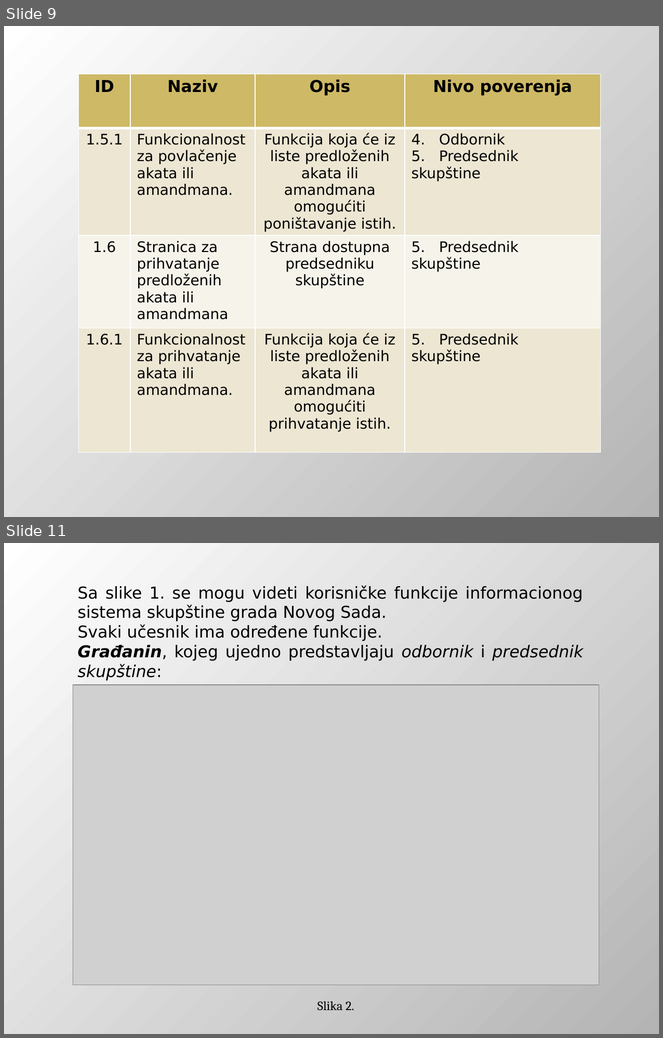
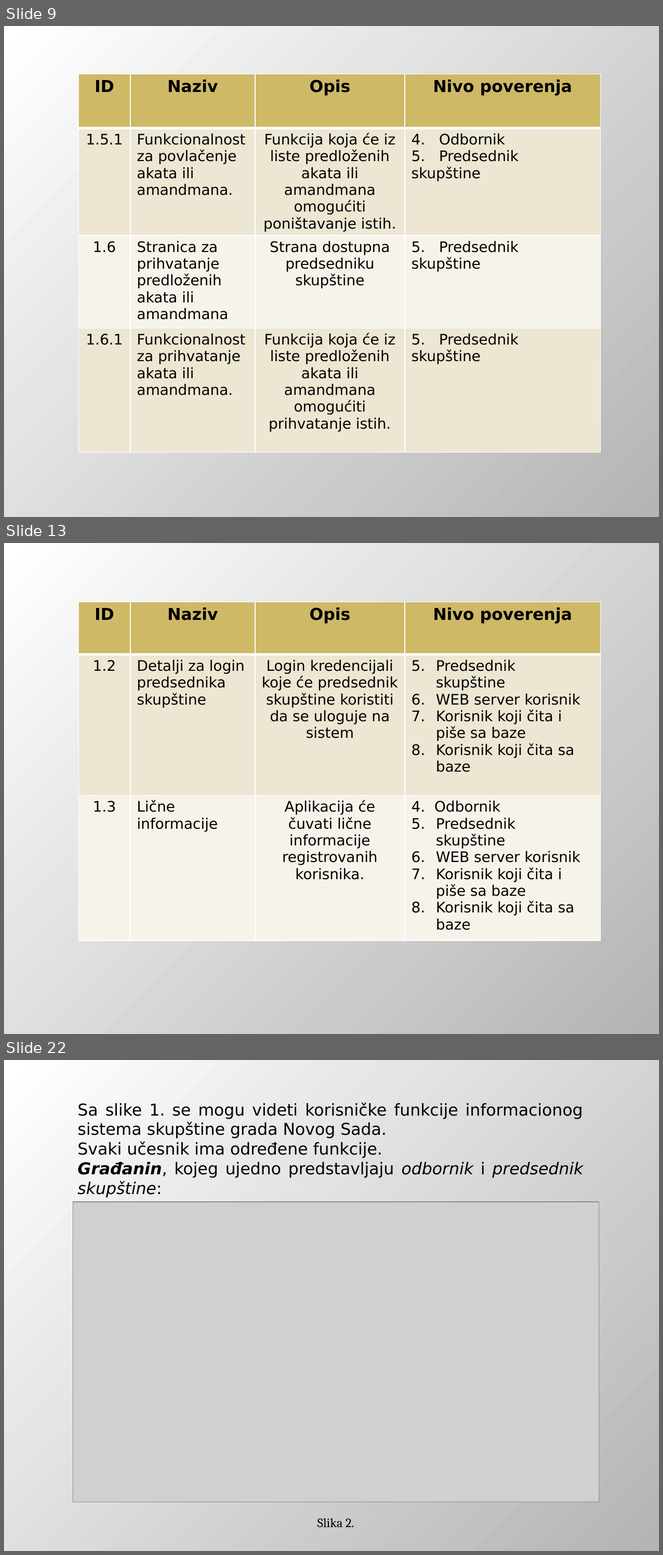
Before and after one commit to DejanUrosevic/XML-Projekat, a slide deck: Model Pretnji.pptx. Shown one above the other, each under a label of ours: slides 9 and 11 before the commit, slides 9, 13 and 22 after it; the slides between them are not shown. The pictures are 663x1038 and 663x1555 pixels, drawn with LibreOffice and Linux fonts; fonts in the diff are those of the drawing; grey boxes stand for pictures. Boxes give left, top, right and bottom in pixels: in the first picture for what was removed or moved away, otherwise in the second. Text is boxed around its words. In the diff, an @@ line names an element or a change of style, - is before the commit and + after.

```diff
--- a/Model Pretnji.pptx
+++ b/Model Pretnji.pptx
@@ slide 13 added at (4, 543, 659, 1034), background gradient #FFFFFF to #B4B4B4 @@
@@ table added at (79, 602, 601, 947), 3 rows, 4 columns @@
+ID | Naziv | Opis | Nivo poverenja
+1.2 | Detalji za login predsednika skupštine | Login kredencijali koje će predsednik skupštine koristiti da se uloguje na sistem | Predsednik skupštine / WEB server korisnik / Korisnik koji čita i piše sa baze / Korisnik koji čita sa baze
+1.3 | Lične informacije | Aplikacija će čuvati lične informacije registrovanih korisnika. | 4. Odbornik / Predsednik skupštine / WEB server korisnik / Korisnik koji čita i piše sa baze / Korisnik koji čita sa baze
@@ what was slide 11 is now slide 22 @@
```
Also in this commit, not shown: 4 slides changed, 10 other slides added.
